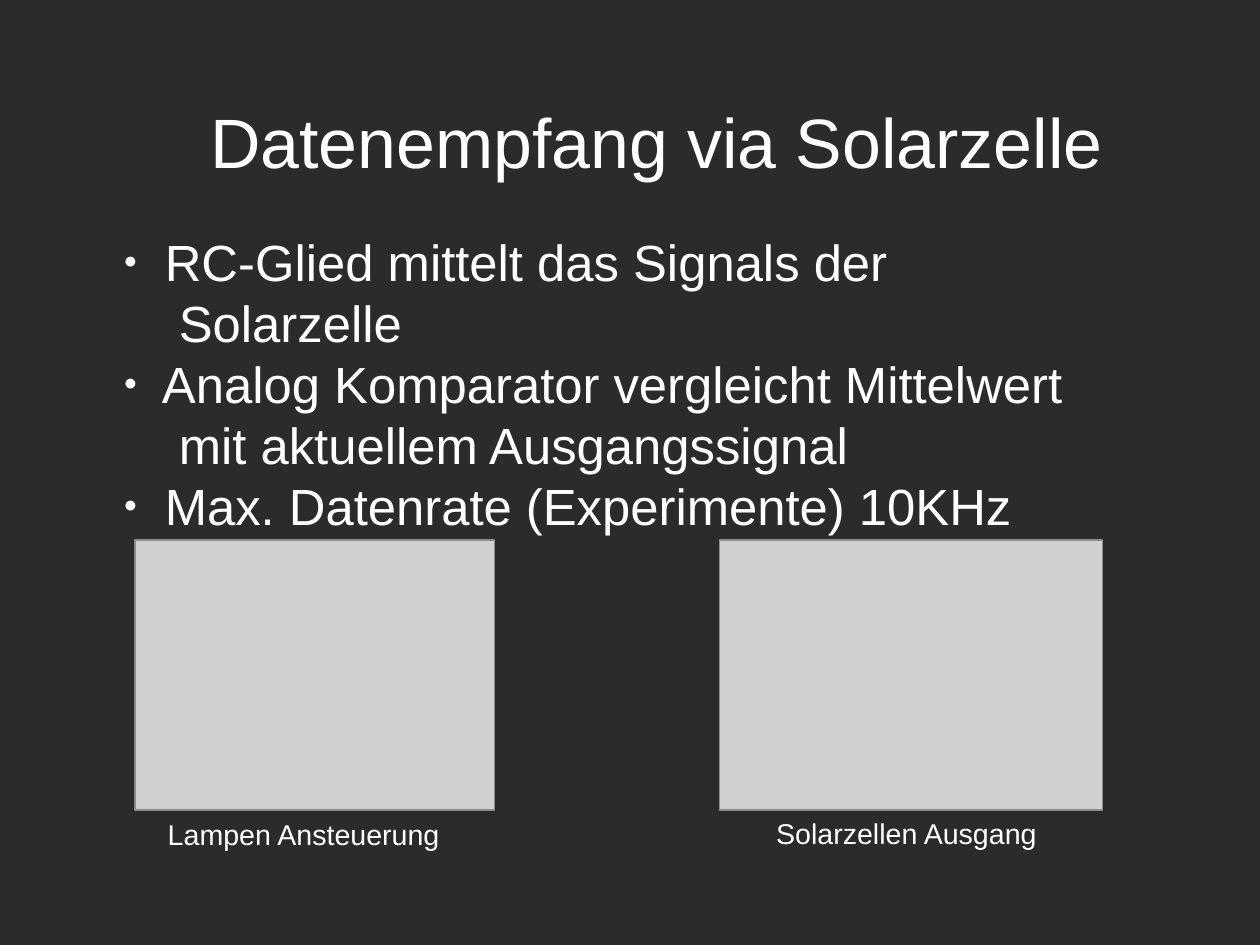
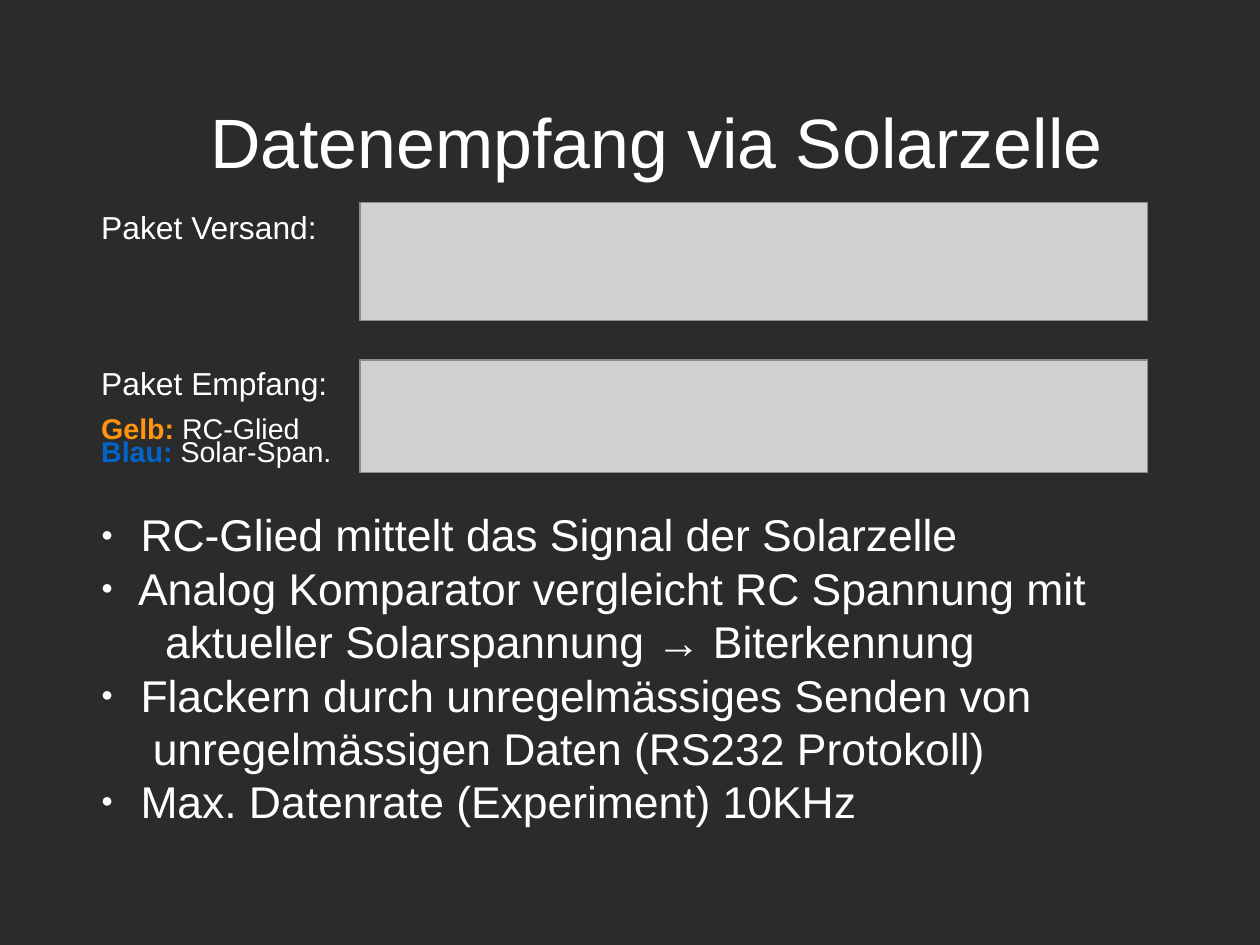
Before and after one commit to Niondir/rika-led, a slide deck: slide 4 of präsentation 3/part 2/p2-pr3.odp. Drawn at 1260x945 pixels with LibreOffice and Linux fonts; fonts in the diff are those of the drawing; grey boxes stand for pictures; background and template pictures are left out; a plain dark background stands for a picture behind light text. Boxes give left, top, right and bottom in pixels: in the first picture for what was removed or moved away, otherwise in the second. Text is boxed around its words. In the diff, an @@ line names an element or a change of style, - is before the commit and + after.

```diff
--- a/präsentation 3/part 2/p2-pr3.odp
+++ b/präsentation 3/part 2/p2-pr3.odp
@@ picture: place and size @@
-picture at <box>135,540,495,810</box>
+picture at <box>360,202,1148,320</box>
@@ text added at <box>101,216,316,240</box>, 20 pt, text #FFFFFF @@
+Paket Versand:
@@ text removed at <box>162,244,1062,535</box> @@
-● RC-Glied mittelt das Signals der
-  Solarzelle
-● Analog Komparator vergleicht Mittelwert mit aktuellem Ausgangssignal
-● Max. Datenrate (Experimente) 10KHz
@@ text added at <box>101,372,327,401</box>, 20 pt, text #FFFFFF @@
+Paket Empfang:
@@ picture: place and size @@
-picture at <box>720,540,1103,810</box>
+picture at <box>360,360,1148,472</box>
@@ text added at <box>101,418,299,444</box>, 18 pt, text #FFFFFF @@
+Gelb: RC-Glied
@@ text added at <box>101,441,332,468</box>, 18 pt, text #FFFFFF @@
+Blau: Solar-Span.
@@ text added at <box>138,518,1085,828</box>, 28 pt, text #FFFFFF @@
+● RC-Glied mittelt das Signal der Solarzelle
+● Analog Komparator vergleicht RC Spannung mit aktueller Solarspannung → Biterkennung
+● Flackern durch unregelmässiges Senden von unregelmässigen Daten (RS232 Protokoll)
+● Max. Datenrate (Experiment) 10KHz
@@ text removed at <box>168,825,439,851</box> @@
-Lampen Ansteuerung
@@ text removed at <box>776,823,1037,849</box> @@
-Solarzellen Ausgang
```
Also in this commit, not shown: 5 other slides changed, 1 other file.
